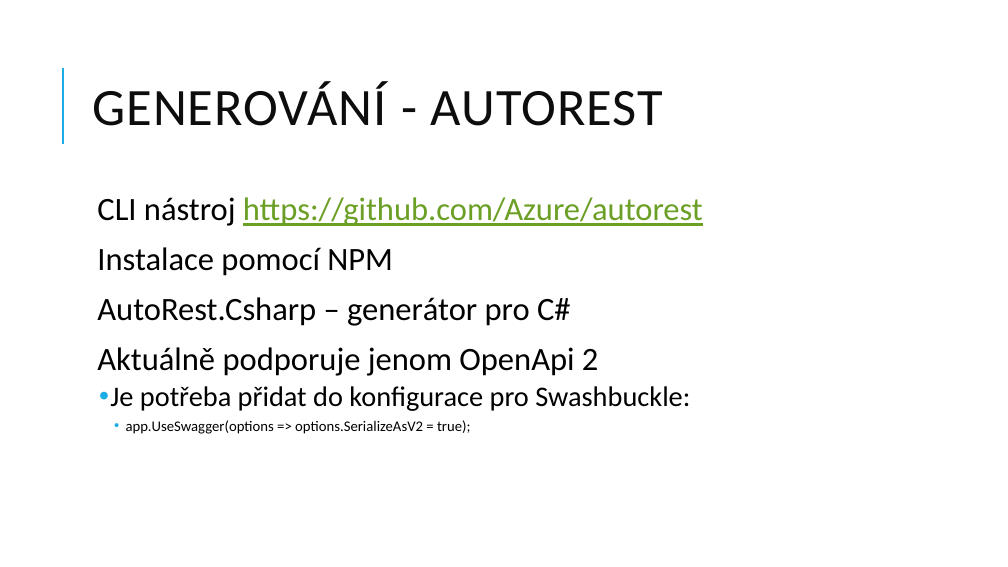
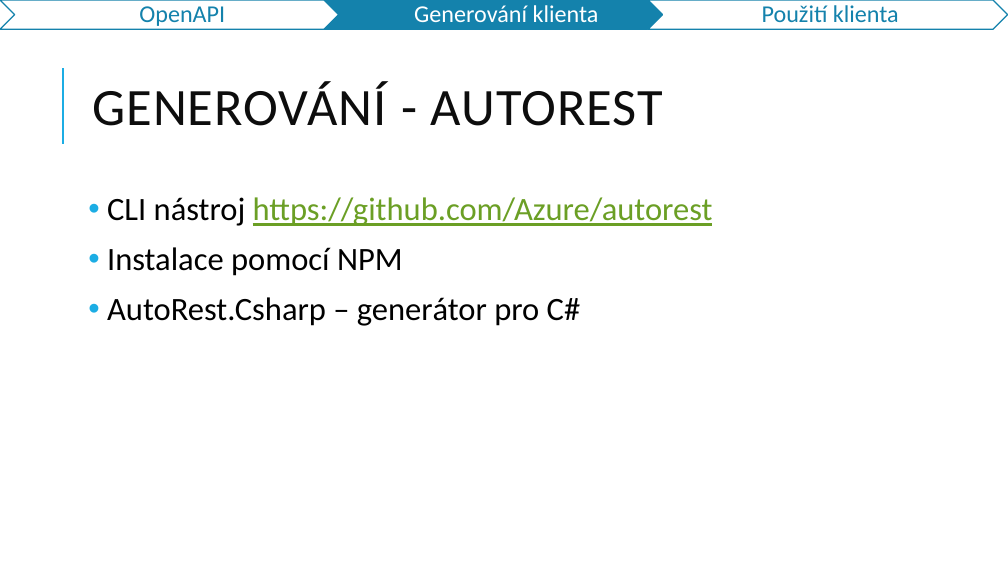
Before and after one commit to jasho/pv239-maui, a slide deck: slide 16 of 06_API/PV239-Xamarin-06_API.pptx (slide 15 before the commit). Drawn at 1008x567 pixels with LibreOffice and Linux fonts; fonts in the diff are those of the drawing. Boxes give left, top, right and bottom in pixels: in the first picture for what was removed or moved away, otherwise in the second. Text is boxed around its words. In the diff, an @@ line names an element or a change of style, - is before the commit and + after.

```diff
--- a/06_API/PV239-Xamarin-06_API.pptx
+++ b/06_API/PV239-Xamarin-06_API.pptx
@@ group added at [0, 0, 1008, 29]: 3 chevrons, 3 texts @@
+OpenAPI
+Generování klienta
+Použití klienta
@@ text "CLI nástroj https://github.com/Azure/autorest" at [107, 197, 713, 326]: bullet   to • @@
@@ text at [97, 347, 690, 434]: paragraphs removed @@
-  Aktuálně podporuje jenom OpenApi 2
-  • Je potřeba přidat do konfigurace pro Swashbuckle:
-    • app.UseSwagger(options => options.SerializeAsV2 = true);
```
Also in this commit, not shown: 15 other slides changed, 7 slides added, 11 other files.
